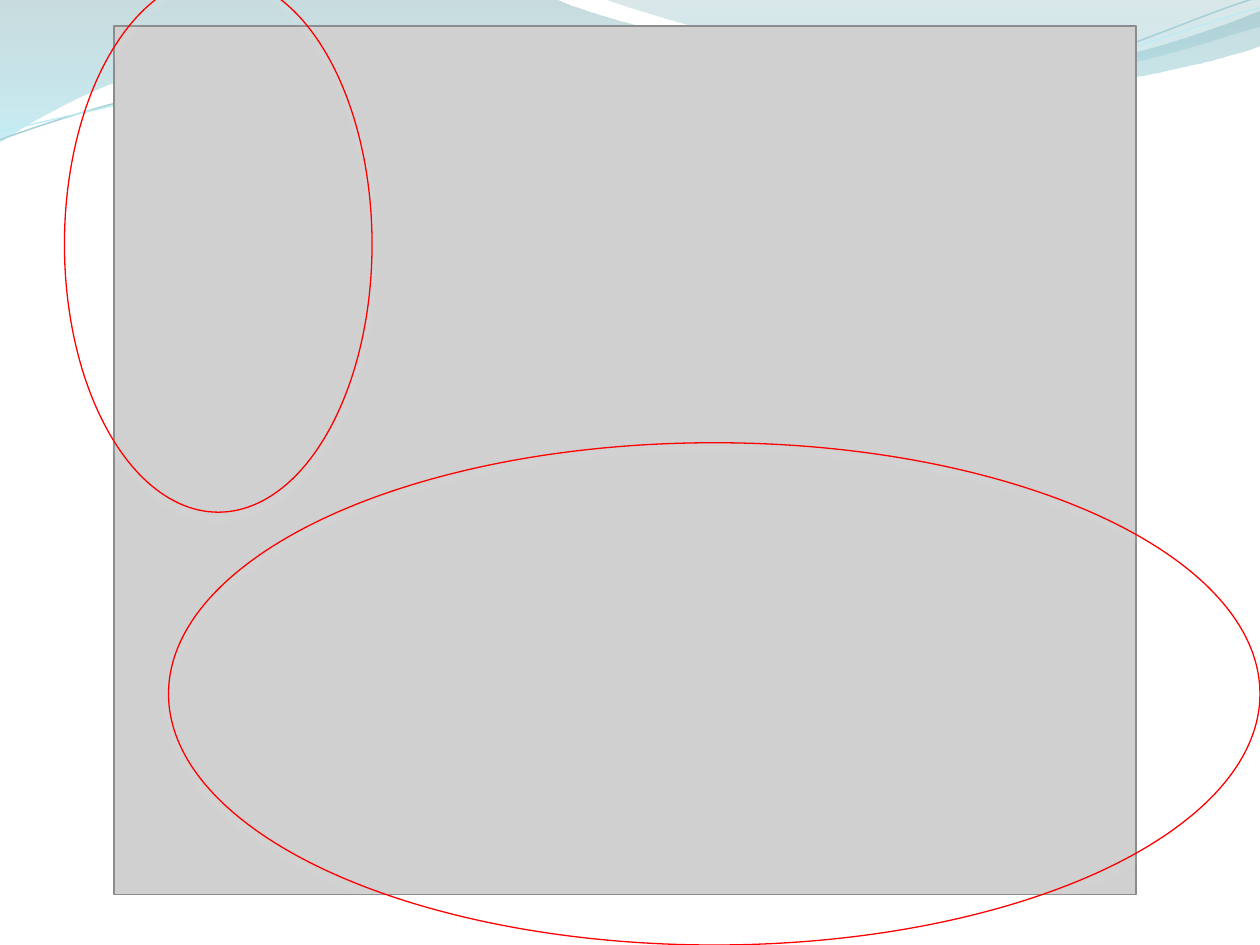
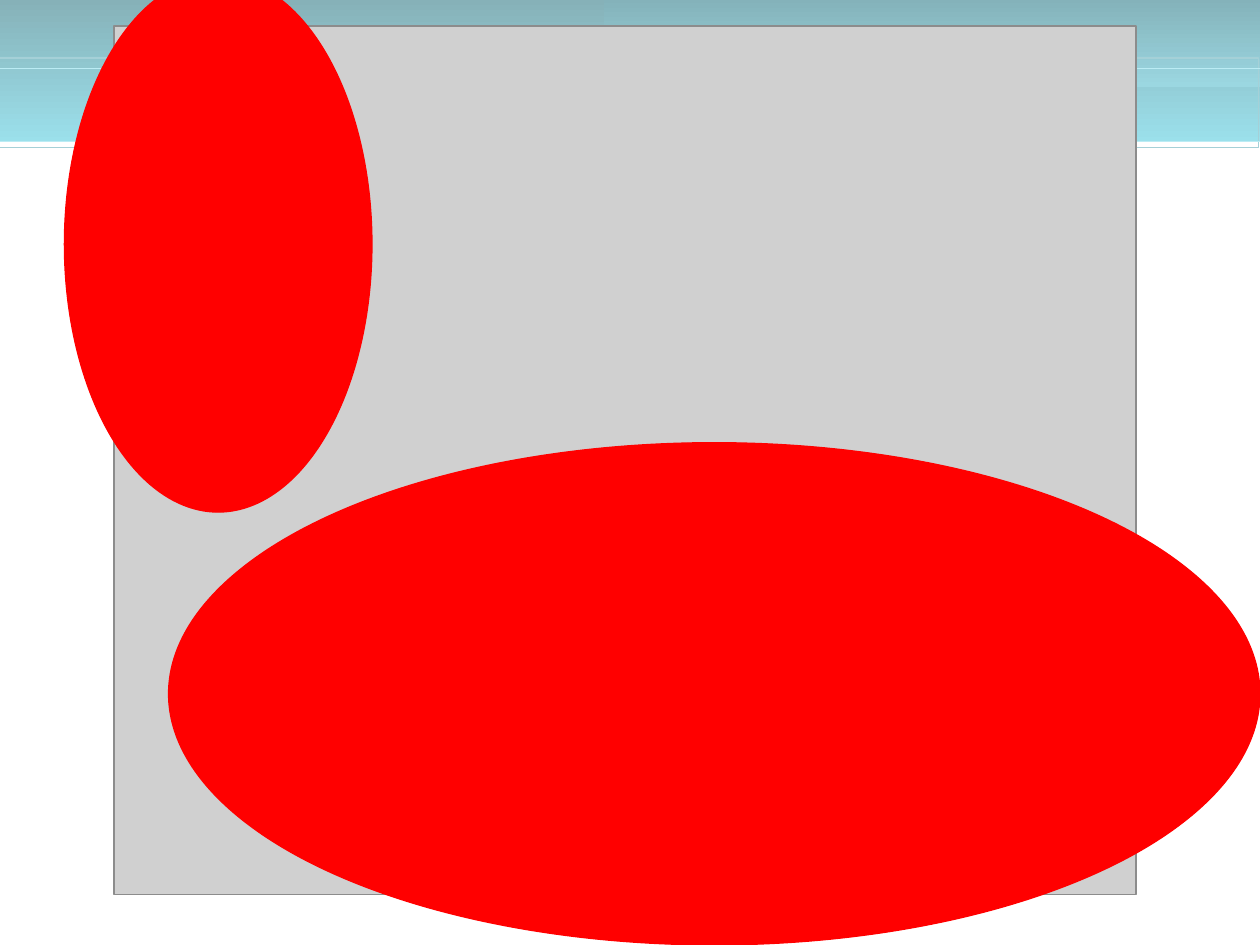
Before and after one commit to ammirate/at-silo, a slide deck: slide 20 of Presentazione/Atsilo1/Micco/Atsilo_A_Micco.pptx. Drawn at 1260x945 pixels with LibreOffice and Linux fonts; fonts in the diff are those of the drawing; grey boxes stand for pictures. Boxes give left, top, right and bottom in pixels: in the first picture for what was removed or moved away, otherwise in the second. Text is boxed around its words. In the diff, an @@ line names an element or a change of style, - is before the commit and + after.

```diff
--- a/Presentazione/Atsilo1/Micco/Atsilo_A_Micco.pptx
+++ b/Presentazione/Atsilo1/Micco/Atsilo_A_Micco.pptx
@@ freeform shape removed at box(0, 0, 1260, 142) @@
@@ freeform shape removed at box(0, 0, 1260, 147) @@
@@ freeform shape removed at box(0, 8, 1260, 141) @@
@@ rectangle added at box(0, 0, 1260, 142), fill gradient #86B1B8 to #9BE0EB @@
@@ ellipse at box(64, 0, 372, 512): fill none to #FF0000; outline #FF0000 0.75 pt to #FF0000 0.74 pt; shadow off @@
@@ freeform shape removed at box(604, 0, 1260, 87) @@
@@ rectangle added at box(604, 0, 1260, 87), fill gradient #84B2BA to #9BD7E1 @@
@@ rectangle added at box(0, 58, 1259, 147), outline #A5D0D7 0.85 pt @@
@@ rectangle added at box(0, 68, 1260, 141), outline #BBECF4 0.74 pt @@
@@ ellipse at box(169, 442, 1260, 945): fill none to #FF0000; outline #FF0000 0.75 pt to #FF0000 0.74 pt; shadow off @@
```
Also in this commit, not shown: 22 other slides changed.
